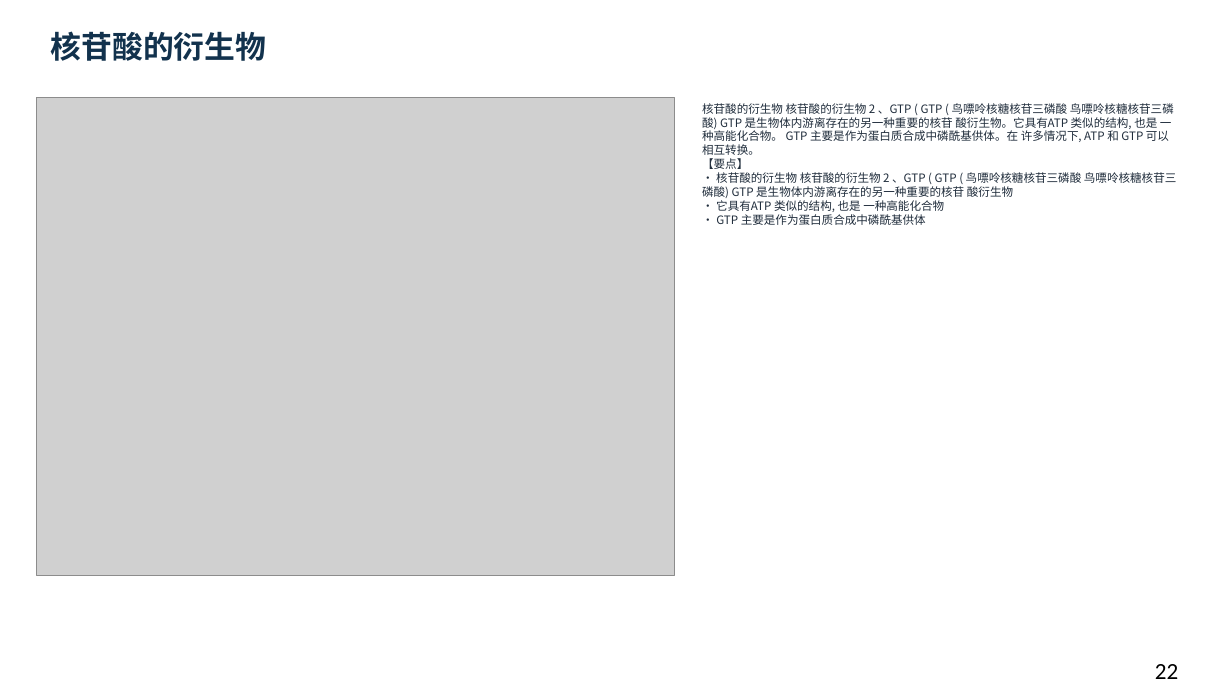
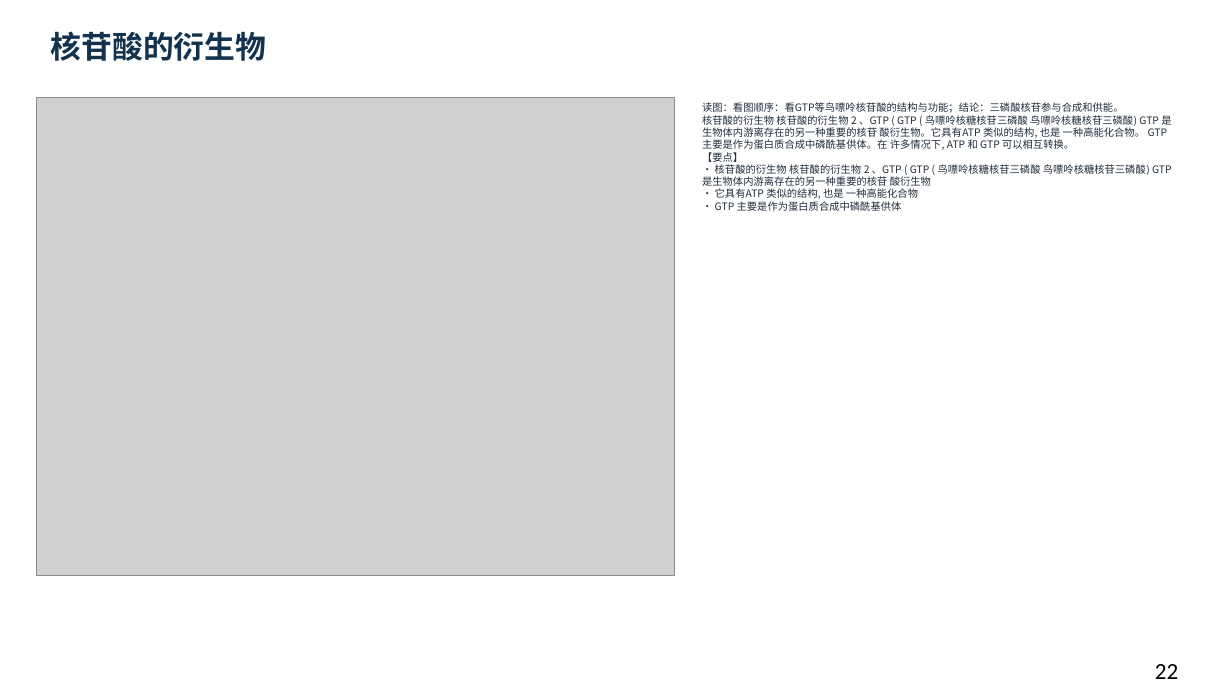
Before and after one commit to newkan-li/Biochemistry, a slide deck: slide 22 of downloads/bc11-ai-style.pptx. Drawn at 1232x693 pixels with LibreOffice and Linux fonts; fonts in the diff are those of the drawing; grey boxes stand for pictures. Boxes give left, top, right and bottom in pixels: in the first picture for what was removed or moved away, otherwise in the second. Text is boxed around its words. In the diff, an @@ line names an element or a change of style, - is before the commit and + after.

```diff
--- a/downloads/bc11-ai-style.pptx
+++ b/downloads/bc11-ai-style.pptx
@@ text at (x1=702, y1=102, x2=1172, y2=211): text changed; size 9 to 8 pt @@
-核苷酸的衍生物 核苷酸的衍生物 2 、GTP ( GTP ( 鸟嘌呤核糖核苷三磷酸 鸟嘌呤核糖核苷三磷酸) GTP 是生物体内游离存在的另一种重要的核苷 酸衍生物。它具有ATP 类似的结构, 也是 一种高能化合物。 GTP 主要是作为蛋白质合成中磷酰基供体。在 许多情况下, ATP 和 GTP 可以相互转换。
-【要点】
-• 核苷酸的衍生物 核苷酸的衍生物 2 、GTP ( GTP ( 鸟嘌呤核糖核苷三磷酸 鸟嘌呤核糖核苷三磷酸) GTP 是生物体内游离存在的另一种重要的核苷 酸衍生物
-• 它具有ATP 类似的结构, 也是 一种高能化合物
-• GTP 主要是作为蛋白质合成中磷酰基供体
+读图：看图顺序：看GTP等鸟嘌呤核苷酸的结构与功能；结论：三磷酸核苷参与合成和供能。
+核苷酸的衍生物 核苷酸的衍生物 2 、GTP ( GTP ( 鸟嘌呤核糖核苷三磷酸 鸟嘌呤核糖核苷三磷酸) GTP 是生物体内游离存在的另一种重要的核苷 酸衍生物。它具有ATP 类似的结构, 也是 一种高能化合物。 GTP 主要是作为蛋白质合成中磷酰基供体。在 许多情况下, ATP 和 GTP 可以相互转换。
+【要点】
+• 核苷酸的衍生物 核苷酸的衍生物 2 、GTP ( GTP ( 鸟嘌呤核糖核苷三磷酸 鸟嘌呤核糖核苷三磷酸) GTP 是生物体内游离存在的另一种重要的核苷 酸衍生物
+• 它具有ATP 类似的结构, 也是 一种高能化合物
+• GTP 主要是作为蛋白质合成中磷酰基供体
```
Also in this commit, not shown: 135 other slides changed, 6 other files.
